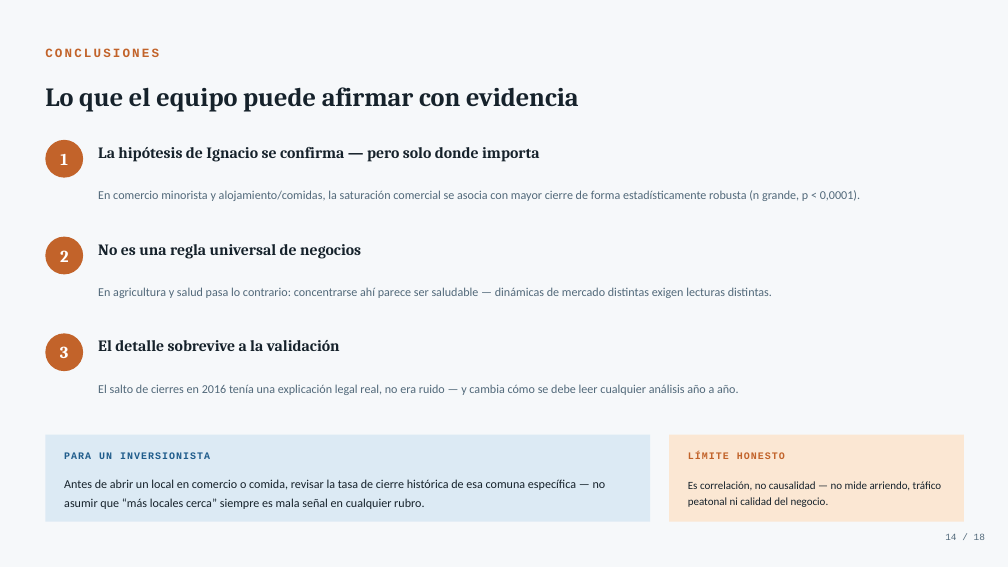
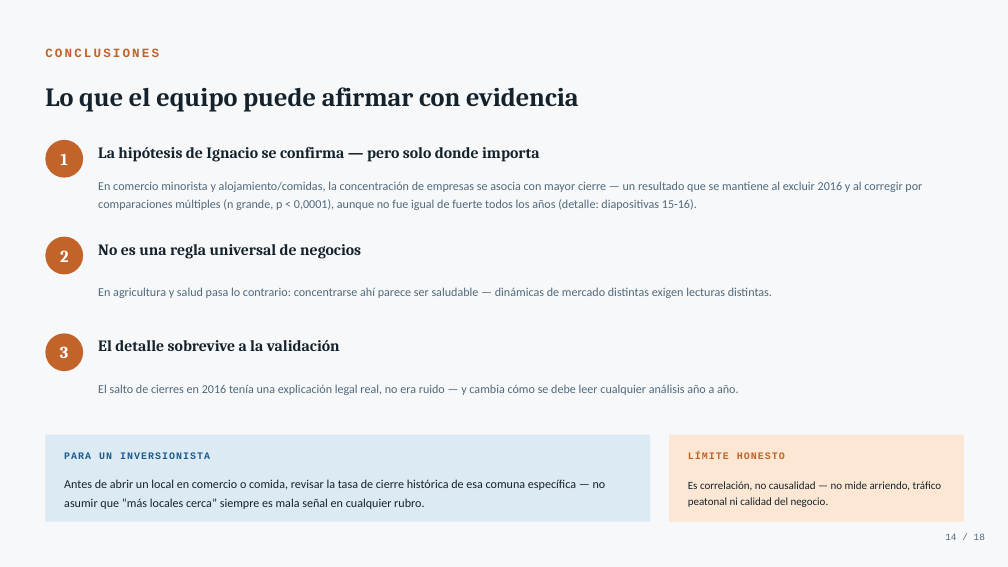
Before and after one commit to sergiorebolledo/pyme-studio, a slide deck: slide 14 of docs/presentacion/PYME_Studio_Presentacion.pptx. Drawn at 1008x567 pixels with LibreOffice and Linux fonts; fonts in the diff are those of the drawing. Boxes give left, top, right and bottom in pixels: in the first picture for what was removed or moved away, otherwise in the second. Text is boxed around its words. In the diff, an @@ line names an element or a change of style, - is before the commit and + after.

Commit message:
Corrige bug real en CI y precisa el lenguaje de robustez de Comercio
CI:
- El chequeo de archivos >5MB en repo-hygiene tenía un bug real: el
  bucle `git ls-files | while ...; done` corría en un subshell por el
  pipe, así que `fallo=1` se perdía y `exit "$fallo"` siempre veía 0 —
  el chequeo imprimía el error pero el job pasaba en verde igual.
  Corregido con process substitution (`done < <(git ls-files)`).
- Verificado localmente: pasa contra el repo actual; falla (exit 1)
  con un archivo sintético de 6MB agregado temporalmente y eliminado
  después (no quedó rastro en el árbol de trabajo ni en el historial);
  confirmado que la versión anterior con el bug habría dado exit 0
  con el mismo archivo presente.

Precisión sobre robustez de Comercio (README, analisis.md, presentación):
- La tabla de robustez de Comercio en el README ahora aclara que las
  4 pruebas (2016, relativa, FDR/Bonferroni) son dimensiones distintas
  entre sí y ninguna implica que la relación fue igual de fuerte los
  20 años — con referencia cruzada a la sección de estabilidad temporal.
- analisis.md: agrega la etapa intermedia de Agricultura (no
  significativa en 2011-2015) que faltaba en el resumen corto.
- Presentación: diapositiva de conclusiones reemplaza "saturación" sin
  advertencia por "concentración", y ya no llama a Comercio
  "robusto" sin especificar frente a qué. La diapositiva de robustez
  metodológica (16) ahora nombra explícitamente cada prueba (2016,
  relativa, comparaciones múltiples) en vez de decir solo "robusto".
- Dashboard: se agrega una advertencia sobre inestabilidad temporal al
  panel de metodología (antes solo cubría 2016 y comparaciones
  múltiples, no la variación completa por subperíodo).

Verificación: 59/59 tests en entorno virtual limpio (Python 3.14.6),
deck regenerado y validado (validate.py: PASSED, 18 diapositivas, sin
desborde de texto en las diapositivas editadas).

```diff
--- a/docs/presentacion/PYME_Studio_Presentacion.pptx
+++ b/docs/presentacion/PYME_Studio_Presentacion.pptx
@@ text at [98,181,922,210]: text changed @@
-En comercio minorista y alojamiento/comidas, la saturación comercial se asocia con mayor cierre de forma estadísticamente robusta (n grande, p < 0,0001).
+En comercio minorista y alojamiento/comidas, la concentración de empresas se asocia con mayor cierre — un resultado que se mantiene al excluir 2016 y al corregir por comparaciones múltiples (n grande, p < 0,0001), aunque no fue igual de fuerte todos los años (detalle: diapositivas 15-16).
```
Also in this commit, not shown: 1 other slide changed, 5 other files.
